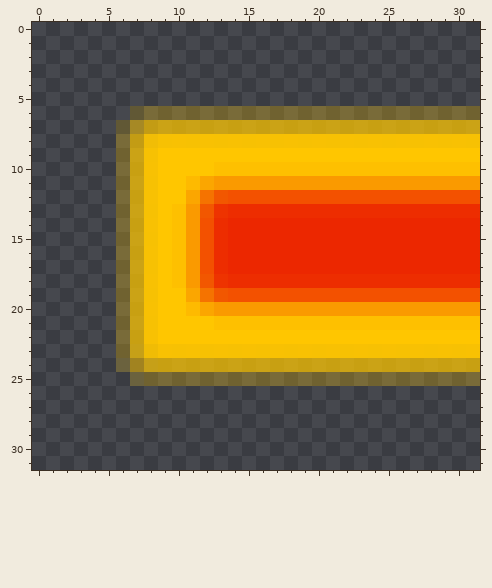
Two versions of one pixel-art sprite, assets/explosion_left.png. This is how it looked before the edit.
The file is 32x32 pixels. Pixels under 10% opacity are left out. Colours within 5 levels of each other are drawn and written as one.
New version:
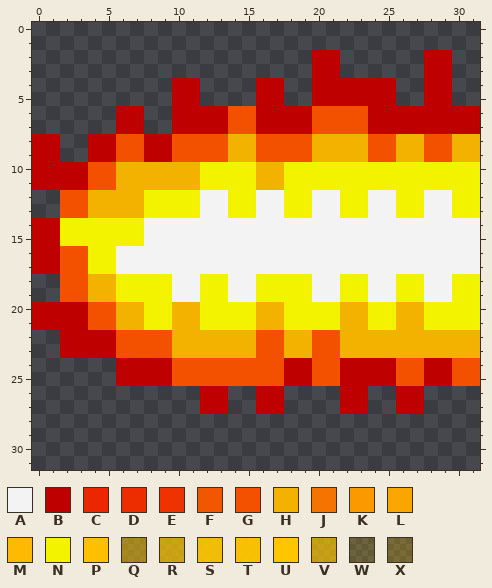
Palette (. is transparent): A #f3f3f3  B #be0000  C #ec2700  D #ed2d00  E #ee3300  F #f25700  G #f35100  H #f3b200  J #f57300  K #fa9a00  L #fba600  M #feba00  N #f3f300  P #fec000  Q #ffc50085  R #ffc600b8  S #ffc600ec  T #ffc600f5  U #ffc600  V #ffc700b1  W #ffc80033  X #ffc80046
Log entry: added powerup pickup, optimized explosions
What changed:
Changed rows in their new state; - is an unchanged pixel.
first column x 0:
 2 --------------------BB------BB--
 3 --------------------BB------BB--
 4 ----------BB----BB--BBBBBB--BB--
 5 ----------BB----BB--BBBBBB--BB--
 6 ------BB..BBBBGGBBBBGGGGBBBBBBBB
 7 ------BB..BBBBGGBBBBGGGGBBBBBBBB
 8 BB--BBGGBBGGGGHHGGGGHHHHGGHHGGHH
 9 BB--BBGGBBGGGGHHGGGGHHHHGGHHGGHH
10 BBBBGGHHHHHHNNNNHHNNNNNNNNNNNNNN
11 BBBBGGHHHHHHNNNNHHNNNNNNNNNNNNNN
12 --GGHHHHNNNNAANNAANNAANNAANNAANN
13 --GGHHHHNNNNAANNAANNAANNAANNAANN
14 BBNNNNNNAAAAAAAAAAAAAAAAAAAAAAAA
15 BBNNNNNNAAAAAAAAAAAAAAAAAAAAAAAA
16 BBGGNNAAAAAAAAAAAAAAAAAAAAAAAAAA
17 BBGGNNAAAAAAAAAAAAAAAAAAAAAAAAAA
18 --GGHHNNNNAANNAANNNNAANNAANNAANN
19 --GGHHNNNNAANNAANNNNAANNAANNAANN
20 BBBBGGHHNNHHNNNNHHNNNNHHNNHHNNNN
21 BBBBGGHHNNHHNNNNHHNNNNHHNNHHNNNN
22 --BBBBGGGGHHHHHHGGHHGGHHHHHHHHHH
23 --BBBBGGGGHHHHHHGGHHGGHHHHHHHHHH
24 ------BBBBGGGGGGGGBBGGBBBBGGBBGG
25 ------BBBBGGGGGGGGBBGGBBBBGGBBGG
26 ------------BB--BB----BB--BB----
27 ------------BB--BB----BB--BB----
Boxes around the changes in both pictures, in picture pixels (x1, y1, x2, y2):
changed: (32, 50, 480, 414)
